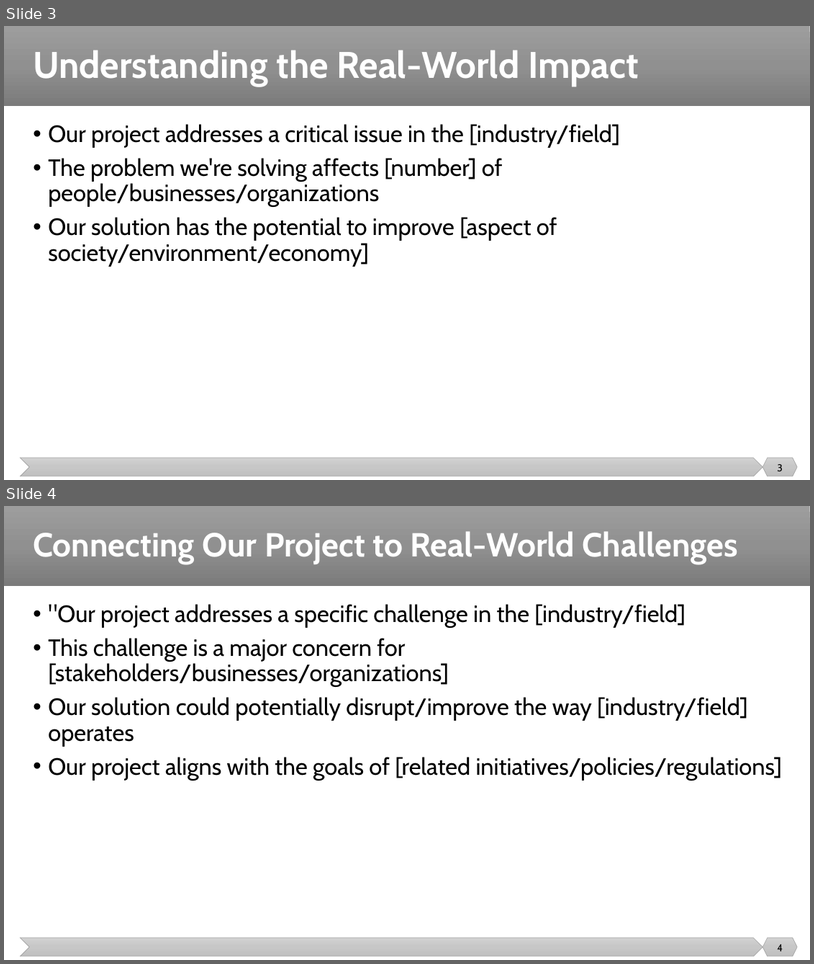
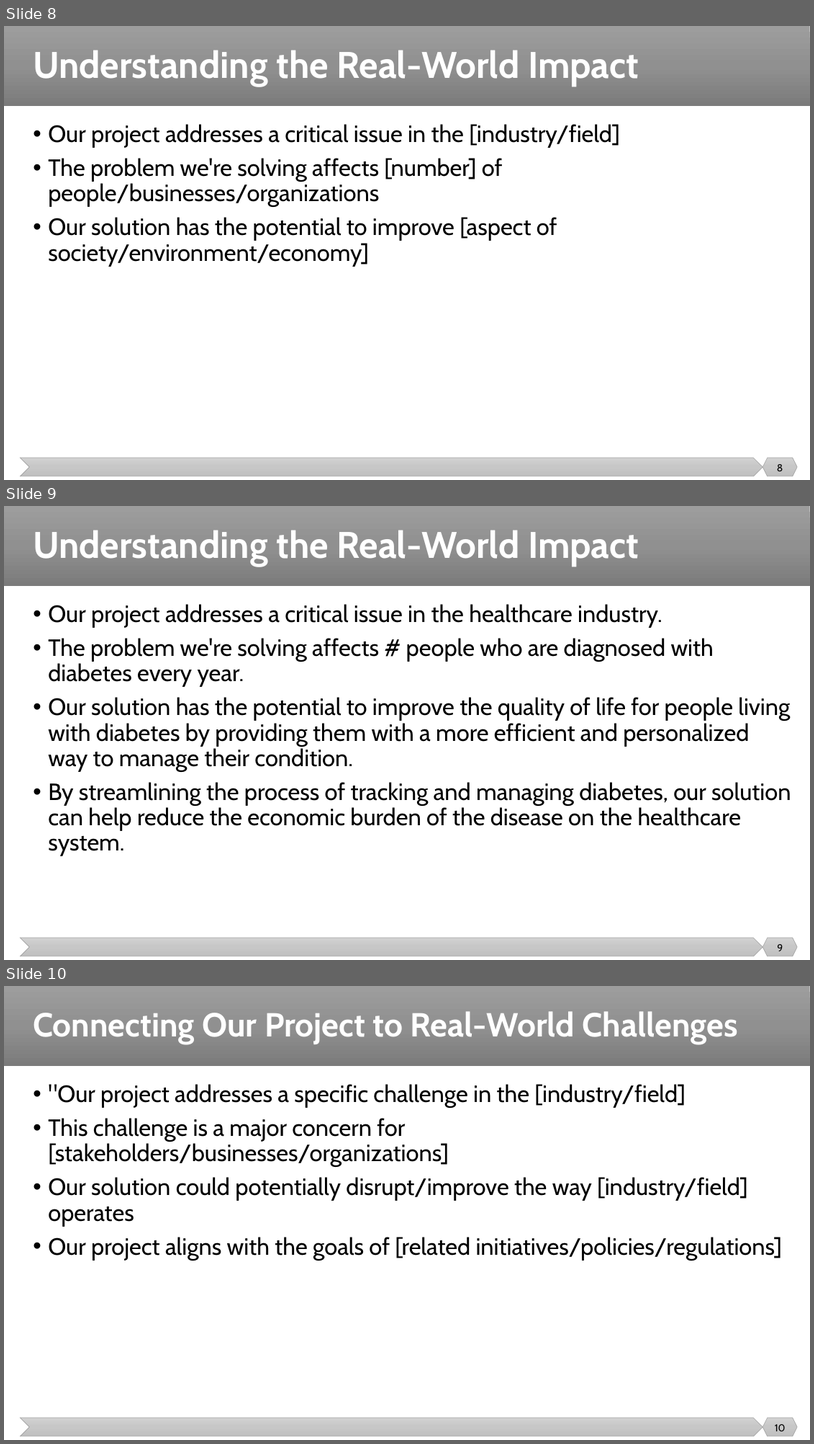
Before and after one commit to malenezi/malenezi, a slide deck: SE499/Lectures/8/Best Practices.pptx. Shown one above the other, each under a label of ours: slides 3 and 4 before the commit, slides 8, 9 and 10 after it. The pictures are 814x964 and 814x1444 pixels, drawn with LibreOffice and Linux fonts; fonts in the diff are those of the drawing. Boxes give left, top, right and bottom in pixels: in the first picture for what was removed or moved away, otherwise in the second. Text is boxed around its words. In the diff, an @@ line names an element or a change of style, - is before the commit and + after.

```diff
--- a/SE499/Lectures/8/Best Practices.pptx
+++ b/SE499/Lectures/8/Best Practices.pptx
@@ slide 9 added at (x1=4, y1=506, x2=810, y2=960), background #FFFFFF; not listed: 3 template elements that a slide beside it also shows @@
@@ title added at (x1=33, y1=530, x2=639, y2=566), 44 pt, text #FFFFFF, bold @@
+Understanding the Real-World Impact
@@ text added at (x1=48, y1=604, x2=791, y2=856), 28 pt, text #000000 @@
+• Our project addresses a critical issue in the healthcare industry.
+• The problem we're solving affects # people who are diagnosed with diabetes every year.
+• Our solution has the potential to improve the quality of life for people living with diabetes by providing them with a more efficient and personalized way to manage their condition.
+• By streamlining the process of tracking and managing diabetes, our solution can help reduce the economic burden of the disease on the healthcare system.
@@ page number added at (x1=777, y1=944, x2=783, y2=951), 12 pt, text #000000 @@
+9
@@ what was slide 3 is now slide 8 @@
@@ page number at (x1=777, y1=464, x2=784, y2=471): text changed @@
-3
+8
@@ what was slide 4 is now slide 10 @@
@@ page number at (x1=775, y1=1424, x2=786, y2=1431): text changed @@
-4
+10
```
Also in this commit, not shown: 5 other slides added, 8 other files.
